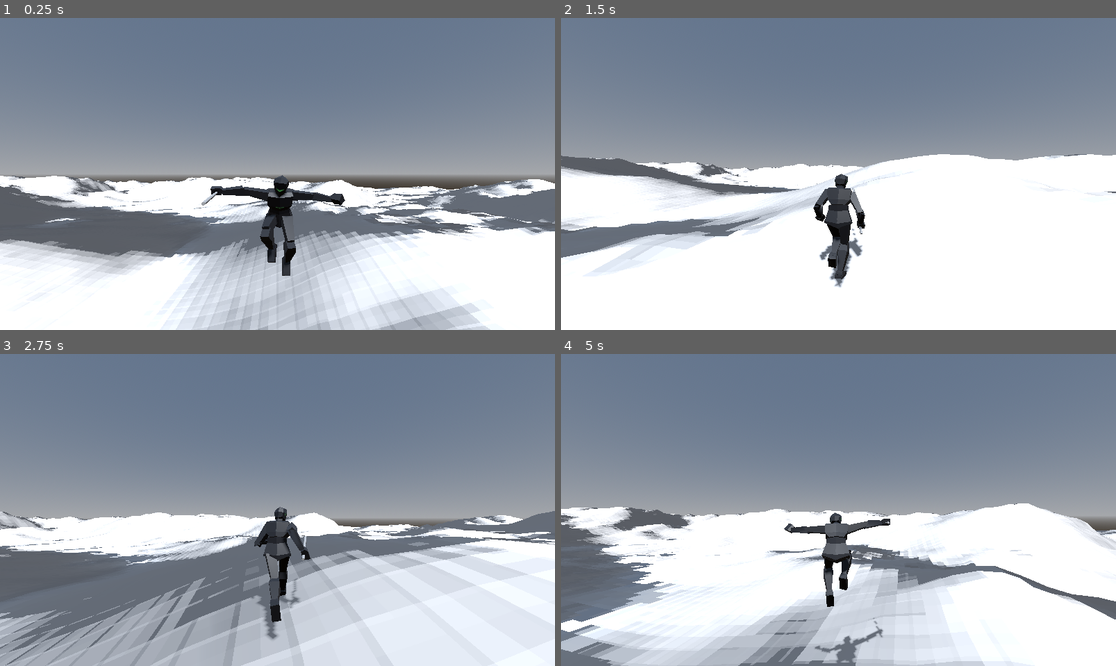
Above: before the commit, frames 1-4 (two rows, left to right).
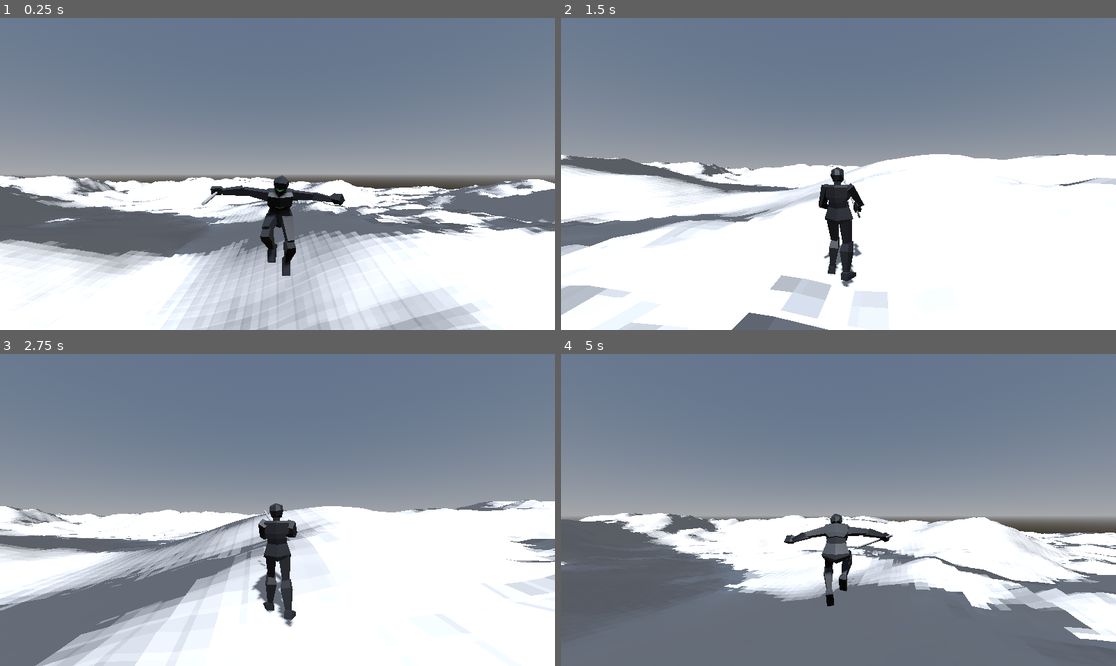
Above: after the commit, the same moments.

Repository: TheCodeWizard27/ProjectAtrox
Game: Godot game, scene res://src/scenes/main/main.tscn
The game is run twice, just before and just after one commit, with the same random seed, the same clock (stepped at 60 frames per second) and the same inputs. The engine's default icon, where the game draws it, is replaced by a stand-in: a white triangle on a blue panel in a dark square.
Inputs (mouse positions are in pixels of both pictures, inside the frame that each line leads up to):
- Up to frame 1 (0.25 s): no input
- Up to frame 2 (1.5 s): move the mouse to (960, 158) at 0.52 s; hold Right (ui_right) 0.53-1.28 s; hold Shift (shift) 0.53-1.28 s; click (960, 158) at 0.67 s; tap Space (jump) at 0.77 s; tap K (attack, bound only after the commit) at 0.8, 1.35 s; move the mouse to (810, 174) at 1.27 s; hold Up (ui_up) from 1.28 s (still down)
- Up to frame 3 (2.75 s): keep holding Up (ui_up); tap Space (jump) at 1.52 s; tap Shift (shift) at 1.55 s; move the mouse to (288, 503) at 2.02 s; click (288, 503) at 2.1 s; tap K (attack, bound only after the commit) at 2.3 s
- Up to frame 4 (5 s): keep holding Up (ui_up); move the mouse to (832, 516) at 2.77 s; tap Shift (shift) at 2.85, 4.35 s; tap Space (jump) at 3.02, 3.77, 4.52 s; move the mouse to (877, 513) at 3.52 s; tap K (attack, bound only after the commit) at 3.6 s; move the mouse to (794, 506) at 4.27 s

The runs differ from the first frame. In frame 1, less than 0.1% of the frame differs, in the area x 42-62%, y 54-60%; in frame 2, 8.3%; in frame 3, 35%, in the area x 0-100%, y 46-100%; in frame 4, 33%.

Commit message:
Added simple base for attack animations.

Diff:
--- a/project.godot
+++ b/project.godot
@@ -75,3 +75,8 @@
 "events": [Object(InputEventKey,"resource_local_to_scene":false,"resource_name":"","device":-1,"window_id":0,"alt_press …(191 unchanged characters)…
 ]
 }
+attack={
+"deadzone": 0.5,
+"events": [Object(InputEventKey,"resource_local_to_scene":false,"resource_name":"","device":-1,"window_id":0,"alt_pressed":false,"shift_pressed":false,"ctrl_pressed":false,"meta_pressed":false,"pressed":false,"keycode":0,"physical_keycode":75,"key_label":0,"unicode":107,"location":0,"echo":false,"script":null)
+]
+}
--- a/src/scenes/player/player.gd
+++ b/src/scenes/player/player.gd
@@ -28,7 +28,7 @@
 
 	# Calculate velocity with separated y component.
 	var y_velocity = _body.velocity.y
-	_body.velocity = move_dir * max_speed
+	_body.velocity = move_dir * max_speed * speed_modifier
 	# TODO maybe using acceleration movement is not the way.
 	#_body.velocity = _body.velocity.move_toward(move_dir * max_speed, acceleration * delta)
 	_body.velocity.y = y_velocity - Globals.GRAVITY * delta
--- a/src/scenes/player/player.tscn
+++ b/src/scenes/player/player.tscn
@@ -9,6 +9,7 @@
 [ext_resource type="Script" path="res://src/scenes/player/states/grounded.gd" id="5_6nusj"]
 [ext_resource type="Script" path="res://src/scenes/player/states/jumping.gd" id="7_hbynt"]
 [ext_resource type="Script" path="res://src/scenes/player/player_animator.gd" id="8_nq300"]
+[ext_resource type="Script" path="res://src/scenes/player/states/attacking.gd" id="9_hvnhx"]
 
 [sub_resource type="CapsuleMesh" id="CapsuleMesh_gngtj"]
 
@@ -22,9 +23,9 @@
 [sub_resource type="AnimationNodeAnimation" id="AnimationNodeAnimation_hnecw"]
 animation = &"attack_melee_1"
 
-[sub_resource type="AnimationNodeBlend2" id="AnimationNodeBlend2_7lsdv"]
-filter_enabled = true
-filters = ["rig/Skeleton3D:ORG-forearm.L", "rig/Skeleton3D:ORG-forearm.R", "rig/Skeleton3D:ORG-hand.L", "rig/Skeleton3D:ORG-hand.L_end", "rig/Skeleton3D:ORG-hand.R", "rig/Skeleton3D:ORG-hand.R_end", "rig/Skeleton3D:ORG-shoulder.L", "rig/Skeleton3D:ORG-shoulder.R", "rig/Skeleton3D:ORG-upper_arm.L", "rig/Skeleton3D:ORG-upper_arm.R"]
+[sub_resource type="AnimationNodeOneShot" id="AnimationNodeOneShot_6arlh"]
+fadein_time = 0.1
+fadeout_time = 0.1
 
 [sub_resource type="AnimationNodeBlend2" id="AnimationNodeBlend2_ocx1f"]
 
@@ -47,19 +48,19 @@
 min_space = 0.0
 
 [sub_resource type="AnimationNodeBlendTree" id="AnimationNodeBlendTree_3x7hp"]
-graph_offset = Vector2(-207.986, -90.0834)
+graph_offset = Vector2(-347.377, -22.4796)
 nodes/Animation/node = SubResource("AnimationNodeAnimation_21jv3")
 nodes/Animation/position = Vector2(400, 240)
-nodes/Attack/node = SubResource("AnimationNodeAnimation_hnecw")
-nodes/Attack/position = Vector2(100, 140)
-nodes/attacking/node = SubResource("AnimationNodeBlend2_7lsdv")
-nodes/attacking/position = Vector2(360, 0)
+nodes/attack/node = SubResource("AnimationNodeAnimation_hnecw")
+nodes/attack/position = Vector2(80, 100)
+nodes/attack_one_shot/node = SubResource("AnimationNodeOneShot_6arlh")
+nodes/attack_one_shot/position = Vector2(340, -60)
 nodes/falling/node = SubResource("AnimationNodeBlend2_ocx1f")
 nodes/falling/position = Vector2(600, 120)
 nodes/output/position = Vector2(820, 140)
 nodes/running/node = SubResource("AnimationNodeBlendSpace1D_y8knu")
-nodes/running/position = Vector2(100, -40)
-node_connections = [&"attacking", 0, &"running", &"attacking", 1, &"Attack", &"falling", 0, &"attacking", &"falling", 1, &"Animation", &"output", 0, &"falling"]
+nodes/running/position = Vector2(80, -100)
+node_connections = [&"attack_one_shot", 0, &"running", &"attack_one_shot", 1, &"attack", &"falling", 0, &"attack_one_shot", &"falling", 1, &"Animation", &"output", 0, &"falling"]
 
 [node name="Player" type="Node3D"]
 script = ExtResource("1_6dcuc")
@@ -114,37 +115,40 @@
 [node name="botter_animated" parent="Body" instance=ExtResource("3_p5nxa")]
 
 [node name="rig" parent="Body/botter_animated" index="0"]
-transform = Transform3D(1.1047, 0.00676934, 0.021073, -0.00756755, 1.1041, 0.0420399, -0.0207996, -0.0421757, 1.10392, -0.0517037, -0.0211384, 0.0395675)
+transform = Transform3D(1.10375, 0.0163061, -0.0482818, -0.0141784, 1.10376, 0.0486463, 0.048949, -0.0479751, 1.1028, -0.0282877, -0.020994, 0.0400648)
 
 [node name="Skeleton3D" parent="Body/botter_animated/rig" index="0"]
-bones/1/rotation = Quaternion(-0.150175, -0.00301446, 0.00232828, 0.988652)
-bones/2/rotation = Quaternion(0.0296721, -0.0280614, 0.00335637, 0.99916)
-bones/3/rotation = Quaternion(0.0124949, -0.0279324, 0.00449046, 0.999522)
-bones/4/rotation = Quaternion(0.193702, 0.006112, -0.00977559, 0.980993)
-bones/5/rotation = Quaternion(-0.0259216, 0.00420856, -0.0106779, 0.999598)
-bones/6/rotation = Quaternion(-0.174725, 0.0061731, -0.00990653, 0.984548)
-bones/8/rotation = Quaternion(-0.639919, -0.287279, -0.322643, 0.635512)
-bones/9/rotation = Quaternion(-0.0535904, 0.759039, -0.591848, 0.265903)
-bones/10/rotation = Quaternion(0.273244, 0.211104, 0.0309714, 0.937984)
-bones/11/rotation = Quaternion(-0.171768, -0.292011, -0.0384629, 0.940078)
+bones/0/rotation = Quaternion(0.12582, -2.27119e-14, 3.91072e-15, 0.992053)
+bones/1/rotation = Quaternion(-0.152674, -0.00271341, 0.00264162, 0.988269)
+bones/2/rotation = Quaternion(0.0258594, -0.0268021, 0.00262506, 0.999303)
+bones/3/rotation = Quaternion(0.00821806, -0.0264968, 0.00364677, 0.999609)
+bones/4/rotation = Quaternion(0.190979, 0.00812933, -0.00686804, 0.981536)
+bones/5/rotation = Quaternion(-0.0283259, 0.00663482, -0.00839055, 0.999542)
+bones/6/rotation = Quaternion(-0.177063, 0.00809367, -0.00711368, 0.984141)
+bones/8/rotation = Quaternion(-0.620048, -0.32337, -0.30644, 0.645807)
+bones/9/rotation = Quaternion(-0.107148, 0.753468, -0.591865, 0.265522)
+bones/10/rotation = Quaternion(0.279247, 0.210321, 0.033053, 0.936319)
+bones/11/rotation = Quaternion(-0.173984, -0.265469, -0.0271245, 0.947903)
 bones/12/rotation = Quaternion(0.0240571, 0.0443862, -0.237545, 0.970064)
-bones/13/rotation = Quaternion(-0.593136, 0.352391, 0.388043, 0.611091)
-bones/14/rotation = Quaternion(-0.0472663, -0.745378, 0.596777, 0.293317)
-bones/15/rotation = Quaternion(0.278992, -0.210355, -0.0329647, 0.936391)
-bones/16/rotation = Quaternion(-0.209698, 0.306736, -0.0435591, 0.927385)
+bones/13/rotation = Quaternion(-0.597023, 0.349394, 0.37521, 0.617013)
+bones/14/rotation = Quaternion(-0.071736, -0.74515, 0.593661, 0.295248)
+bones/15/rotation = Quaternion(0.277669, -0.210528, -0.0325054, 0.936761)
+bones/16/rotation = Quaternion(-0.207702, 0.297254, -0.0469501, 0.93075)
 bones/16/scale = Vector3(1, 1, 1)
 bones/17/rotation = Quaternion(-0.021992, -0.0320751, 0.117901, 0.992263)
-bones/26/rotation = Quaternion(0.981006, 0.0328379, -0.0532537, 0.183611)
-bones/27/rotation = Quaternion(0.21173, -0.0713912, -0.0293959, 0.974274)
-bones/28/rotation = Quaternion(-0.76436, -0.0843138, 0.0706755, 0.635335)
-bones/29/rotation = Quaternion(0.702832, 0.708558, -0.0626315, -0.00709022)
-bones/31/rotation = Quaternion(0.97776, -0.0101101, 0.0947705, 0.186821)
-bones/32/rotation = Quaternion(0.214688, 0.0345634, 0.0211639, 0.975841)
-bones/33/rotation = Quaternion(-0.768199, 0.0791824, -0.0491364, 0.633393)
-bones/34/rotation = Quaternion(-0.703065, 0.708526, -0.0599658, 0.00977711)
+bones/18/rotation = Quaternion(6.75329e-09, 0.696936, 0.717133, 9.66769e-09)
+bones/20/rotation = Quaternion(6.75329e-09, 0.696936, 0.717133, 9.66769e-09)
+bones/26/rotation = Quaternion(0.981679, 0.0209804, -0.0472911, 0.183385)
+bones/27/rotation = Quaternion(0.222128, -0.0792928, -0.0311206, 0.97129)
+bones/28/rotation = Quaternion(-0.771465, -0.099354, 0.0473666, 0.626679)
+bones/29/rotation = Quaternion(0.702974, 0.708539, -0.0610198, -0.00871513)
+bones/31/rotation = Quaternion(0.977433, -0.0235513, 0.0938198, 0.187796)
+bones/32/rotation = Quaternion(0.205953, 0.0276989, 0.0159544, 0.97804)
+bones/33/rotation = Quaternion(-0.757953, 0.0681965, -0.0690324, 0.645051)
+bones/34/rotation = Quaternion(-0.70303, 0.708531, -0.0603703, 0.00936948)
 
 [node name="BoneAttachment3D" type="BoneAttachment3D" parent="Body/botter_animated/rig/Skeleton3D" index="10"]
-transform = Transform3D(-0.892134, -0.32462, 0.314194, 0.362785, -0.929238, 0.0700322, 0.269227, 0.176463, 0.946772, -0.383981, 0.920718, 0.151347)
+transform = Transform3D(-0.899558, -0.340126, 0.274062, 0.372136, -0.925293, 0.073128, 0.228715, 0.167771, 0.958928, -0.390572, 0.924919, 0.137163)
 bone_name = "ORG-hand.R"
 bone_idx = 16
 
@@ -167,7 +171,7 @@
 [node name="Camera3D" type="Camera3D" parent="CameraMount/CameraArm"]
 
 [node name="RightHand" type="Node3D" parent="."]
-transform = Transform3D(-0.942279, -0.283541, 0.502556, 0.382516, -1.02744, 0.137528, 0.432021, 0.291266, 0.97436, -0.47743, 0.794276, 0.225745)
+transform = Transform3D(-0.977351, -0.326911, 0.398463, 0.399788, -1.01998, 0.14378, 0.325288, 0.271352, 1.02049, -0.47001, 0.802504, 0.178754)
 
 [node name="CSGCylinder3D" type="CSGCylinder3D" parent="RightHand"]
 transform = Transform3D(-0.741147, 0.209154, -0.637929, -0.624651, 0.133331, 0.769437, 0.245986, 0.968751, 0.0318303, 0.0803518, -0.0648632, 0.302239)
@@ -196,14 +200,24 @@
 body = NodePath("../../Body")
 animator = NodePath("../../AnimationTree")
 
+[node name="Attacking" type="Node" parent="State" node_paths=PackedStringArray("player", "body", "animator")]
+script = ExtResource("9_hvnhx")
+player = NodePath("../..")
+body = NodePath("../../Body")
+animator = NodePath("../../AnimationTree")
+
 [node name="AnimationTree" type="AnimationTree" parent="."]
 root_node = NodePath("../Body/botter_animated")
 tree_root = SubResource("AnimationNodeBlendTree_3x7hp")
 anim_player = NodePath("../Body/botter_animated/AnimationPlayer")
-parameters/attacking/blend_amount = 0.0
+parameters/attack_one_shot/active = false
+parameters/attack_one_shot/internal_active = false
+parameters/attack_one_shot/request = 0
 parameters/falling/blend_amount = 0.0
 parameters/running/blend_position = 0.0
 script = ExtResource("8_nq300")
 
+[connection signal="animation_finished" from="AnimationTree" to="AnimationTree" method="_on_animation_finished"]
+
 [editable path="Body/guy"]
 [editable path="Body/botter_animated"]
--- a/src/scenes/player/player_animator.gd
+++ b/src/scenes/player/player_animator.gd
@@ -5,11 +5,24 @@
 var _falling_blend_amount = "parameters/falling/blend_amount"
 var _falling_blend_speed = 10
 var _running_blend_position = "parameters/running/blend_position"
+var _attack_animation = "attack_melee_1"
+var _attack_request = "parameters/attack_one_shot/request"
+
+signal on_attack_finished()
 
 func advance_falling_to(target_value: float, delta: float) -> void:
 	var new_value = lerpf(get(_falling_blend_amount), target_value, delta * _falling_blend_speed)
 	set(_falling_blend_amount, new_value)
 
+func reset_falling_animation() -> void:
+	set(_falling_blend_amount, 0)
 
 func set_running(speed: float) -> void:
 	set(_running_blend_position, speed)
+
+func play_attack() -> void:
+	set(_attack_request, AnimationNodeOneShot.ONE_SHOT_REQUEST_FIRE)
+
+func _on_animation_finished(anim_name: StringName) -> void:
+	if(anim_name == _attack_animation):
+		on_attack_finished.emit()
--- /dev/null
+++ b/src/scenes/player/states/attacking.gd
@@ -0,0 +1,26 @@
+extends PlayerState
+
+@export var cancel_time: float = 0.8
+@export var lag_time: float = 1.2
+
+var _attack_animation_finished: bool = false
+var _attack_time: float
+
+func enter(msg: Dictionary = {}) -> void:
+	_attack_animation_finished = false
+	animator.on_attack_finished.connect(_on_attack_finished)
+	animator.play_attack()
+	animator.reset_falling_animation()
+
+func physics_update(delta: float) -> void:
+	player.process_movement(delta, 0)
+
+	if(_attack_animation_finished):
+		#_attack_time += delta
+		transition_to(PlayerState.GROUNDED)
+
+func exit() -> void:
+	animator.on_attack_finished.disconnect(_on_attack_finished)
+
+func _on_attack_finished() -> void:
+	_attack_animation_finished = true
--- a/src/scenes/player/states/grounded.gd
+++ b/src/scenes/player/states/grounded.gd
@@ -12,6 +12,10 @@
 		transition_to(PlayerState.JUMPING)
 		return
 
+	if(Input.is_action_just_pressed("attack")):
+		transition_to(PlayerState.ATTACKING)
+		return
+
 	player.process_movement(delta)
 
 	animator.set_running(Vector2(body.velocity.x, body.velocity.z).length())
--- a/src/scenes/player/states/player_state.gd
+++ b/src/scenes/player/states/player_state.gd
@@ -9,3 +9,4 @@
 const AIRBORNE: NodePath = ^'Airborne'
 const GROUNDED: NodePath = ^'Grounded'
 const JUMPING: NodePath = ^'Jumping'
+const ATTACKING: NodePath = ^'Attacking'
Not shown: 1 places in src/scenes/player/player.tscn that only renumber resources
